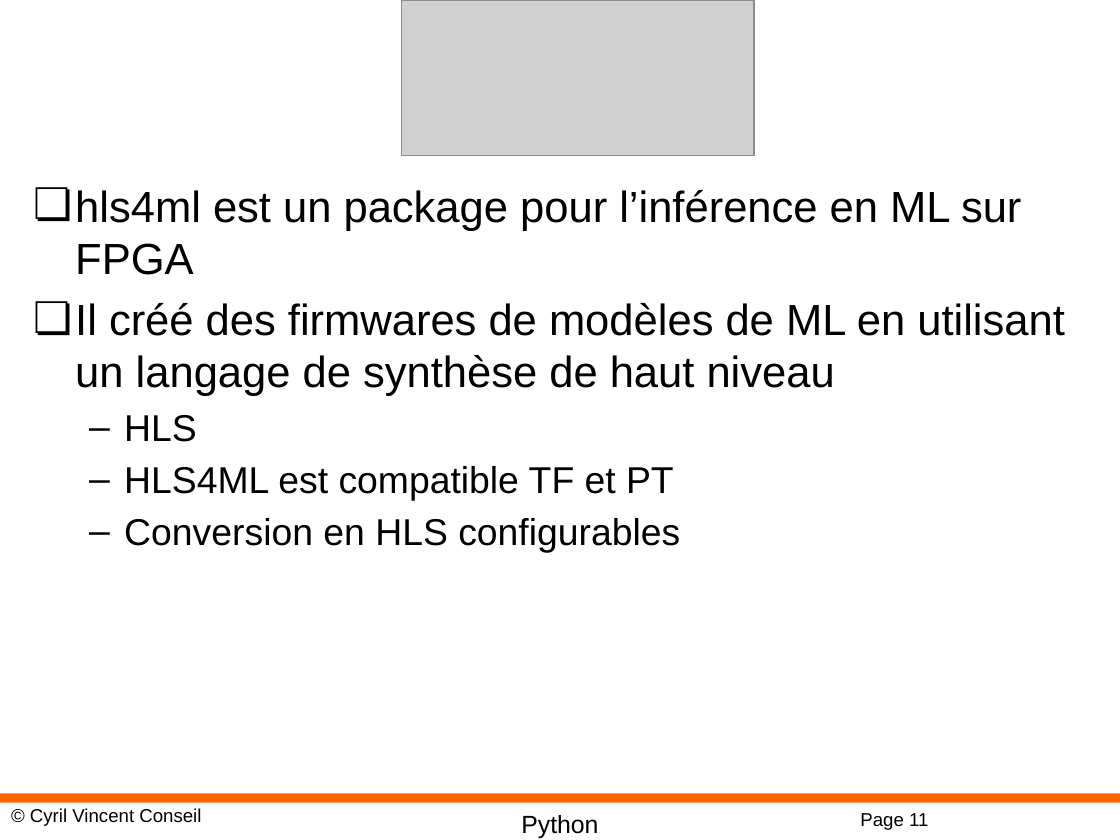
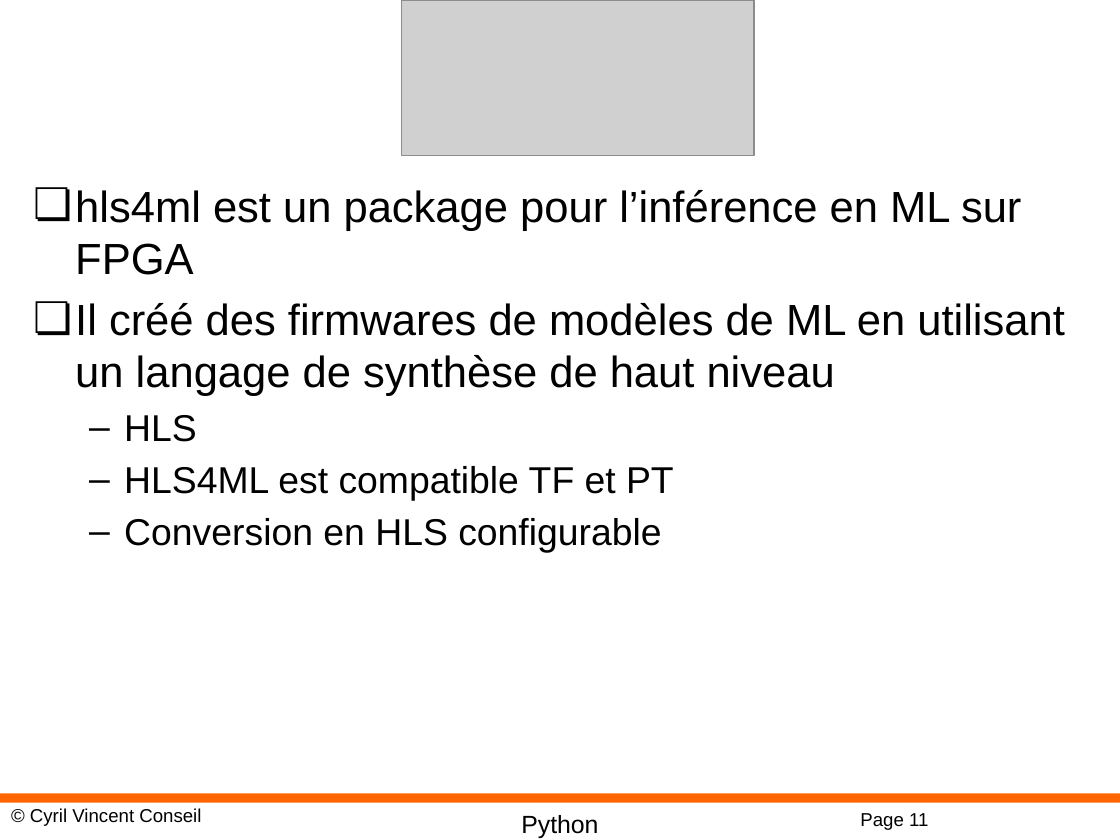
Before and after one commit to cyrilvincent/iot-ai, a slide deck: slide 11 of ppt/IoTAI31-FPGA.pptx. Drawn at 1120x840 pixels with LibreOffice and Linux fonts; fonts in the diff are those of the drawing; grey boxes stand for pictures; background and template pictures are left out. Boxes give left, top, right and bottom in pixels: in the first picture for what was removed or moved away, otherwise in the second. Text is boxed around its words. In the diff, an @@ line names an element or a change of style, - is before the commit and + after.

```diff
--- a/ppt/IoTAI31-FPGA.pptx
+++ b/ppt/IoTAI31-FPGA.pptx
@@ text at (124,518,661,553): text changed @@
-  – Conversion en HLS configurables
+  – Conversion en HLS configurable
```
Also in this commit, not shown: 1 slide added, 7 other files.
